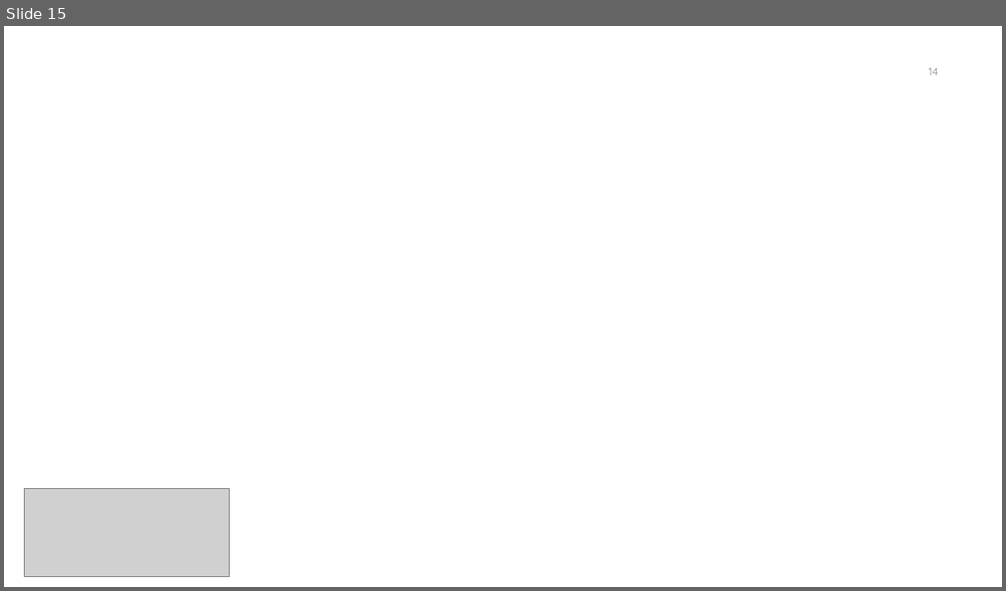
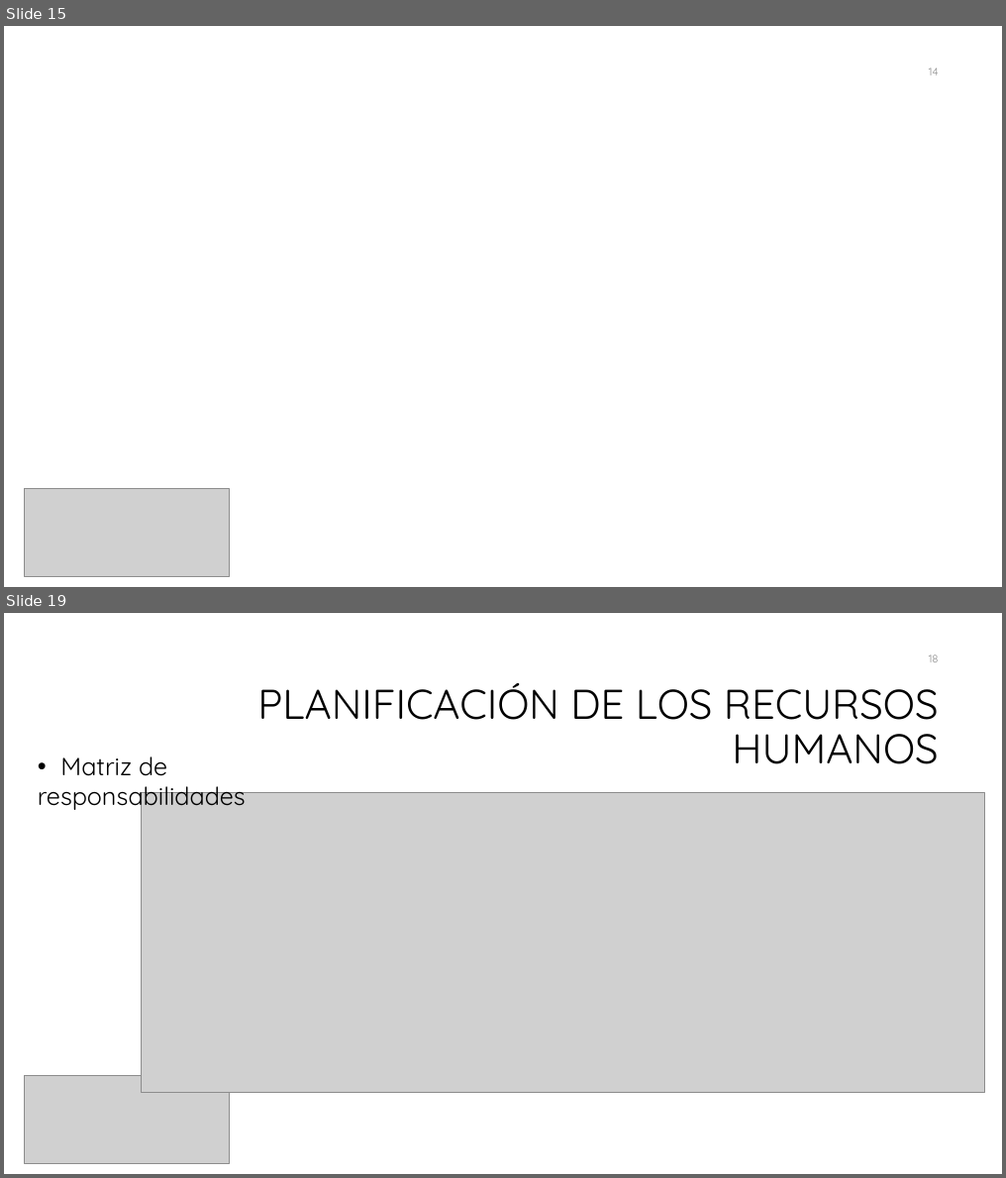
Before and after one commit to galledohm/Gestion_Proyectos, a slide deck: Documentos_generados/3. Gestion de Calidad y RRHH/Presentación3.pptx. Shown one above the other, each under a label of ours: slide 15 before the commit, slides 15 and 19 after it; the slides between them are not shown. The pictures are 1006x591 and 1006x1178 pixels, drawn with LibreOffice and Linux fonts; fonts in the diff are those of the drawing; grey boxes stand for pictures; background and template pictures are left out. Boxes give left, top, right and bottom in pixels: in the first picture for what was removed or moved away, otherwise in the second. Text is boxed around its words. In the diff, an @@ line names an element or a change of style, - is before the commit and + after.

```diff
--- a/Documentos_generados/3. Gestion de Calidad y RRHH/Presentación3.pptx
+++ b/Documentos_generados/3. Gestion de Calidad y RRHH/Presentación3.pptx
@@ slide 19 added at (4, 613, 1002, 1174), background #FFFFFF @@
@@ page number added at (929, 655, 939, 663), 10.5 pt, text #8C8C8C @@
+18
@@ title added at (257, 683, 939, 764), 40 pt, text #000000 @@
+PLANIFICACIÓN DE LOS RECURSOS HUMANOS
@@ text added at (38, 757, 246, 812), 24 pt, text #000000 @@
+• Matriz de
+responsabilidades
@@ picture added at (141, 792, 985, 1093) @@
@@ picture added at (24, 1076, 230, 1164) @@
```
Also in this commit, not shown: 1 slide changed, 10 other slides added, 1 other file.
